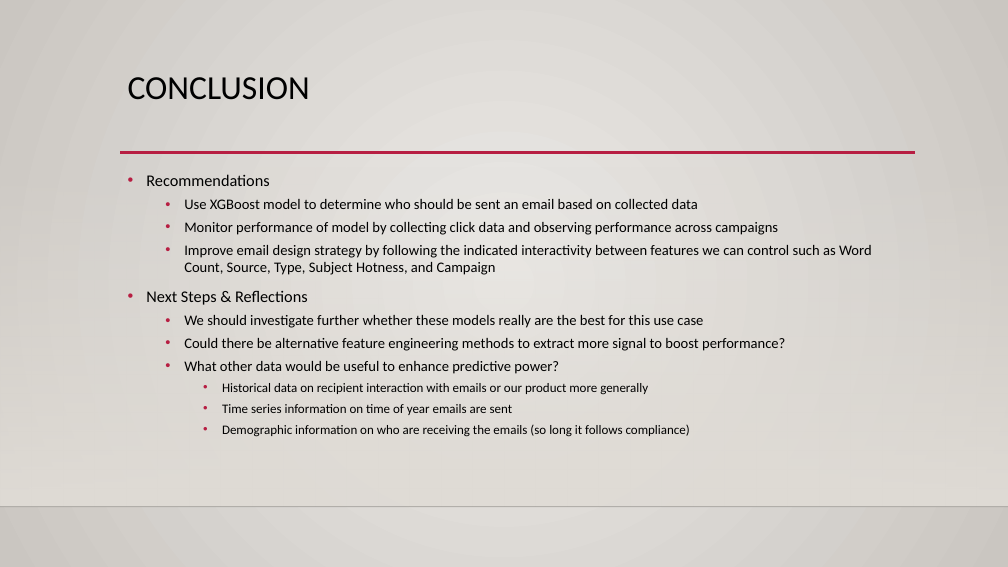
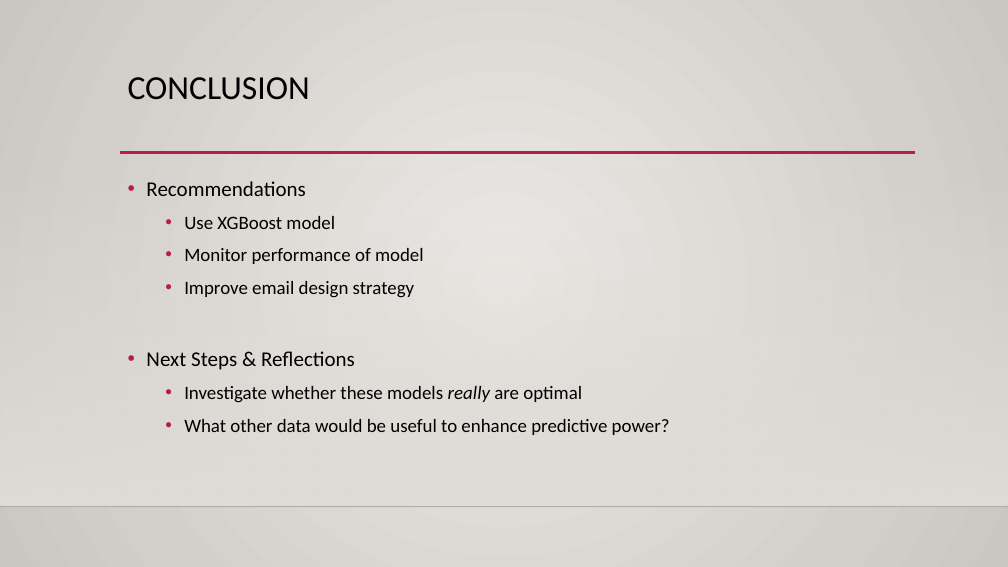
Before and after one commit to bgilliland/credible_takehome, a slide deck: slide 32 of docs/gilliland_credible_takehome.pptx. Drawn at 1008x567 pixels with LibreOffice and Linux fonts; fonts in the diff are those of the drawing; background and template pictures are left out. Boxes give left, top, right and bottom in pixels: in the first picture for what was removed or moved away, otherwise in the second. Text is boxed around its words. In the diff, an @@ line names an element or a change of style, - is before the commit and + after.

```diff
--- a/docs/gilliland_credible_takehome.pptx
+++ b/docs/gilliland_credible_takehome.pptx
@@ text at bbox=[146, 181, 670, 435]: size 15.5 to 20 pt in "Recommendations", "Next Steps & Reflections"; size 13.9 to 18 pt in "What other data would be useful to ..."; line spacing 1 to 1.2 @@
@@ text at bbox=[184, 216, 424, 298]: text changed; size 13.9 to 18 pt @@
-  • Use XGBoost model to determine who should be sent an email based on collected data
-  • Monitor performance of model by collecting click data and observing performance across campaigns
-  • Improve email design strategy by following the indicated interactivity between features we can control such as Word Count, Source, Type, Subject Hotness, and Campaign
+  • Use XGBoost model
+  • Monitor performance of model
+  • Improve email design strategy
@@ text at bbox=[184, 386, 582, 403]: text changed; size 13.9 to 18 pt @@
-  • We should investigate further whether these models really are the best for this use case
-  • Could there be alternative feature engineering methods to extract more signal to boost performance?
+  • Investigate whether these models really are optimal
@@ text at bbox=[222, 383, 690, 437]: paragraphs removed @@
-    • Historical data on recipient interaction with emails or our product more generally
-    • Time series information on time of year emails are sent
-    • Demographic information on who are receiving the emails (so long it follows compliance)
```
Also in this commit, not shown: 21 other slides changed, 2 slides added, 2 slides removed, 4 other files.
